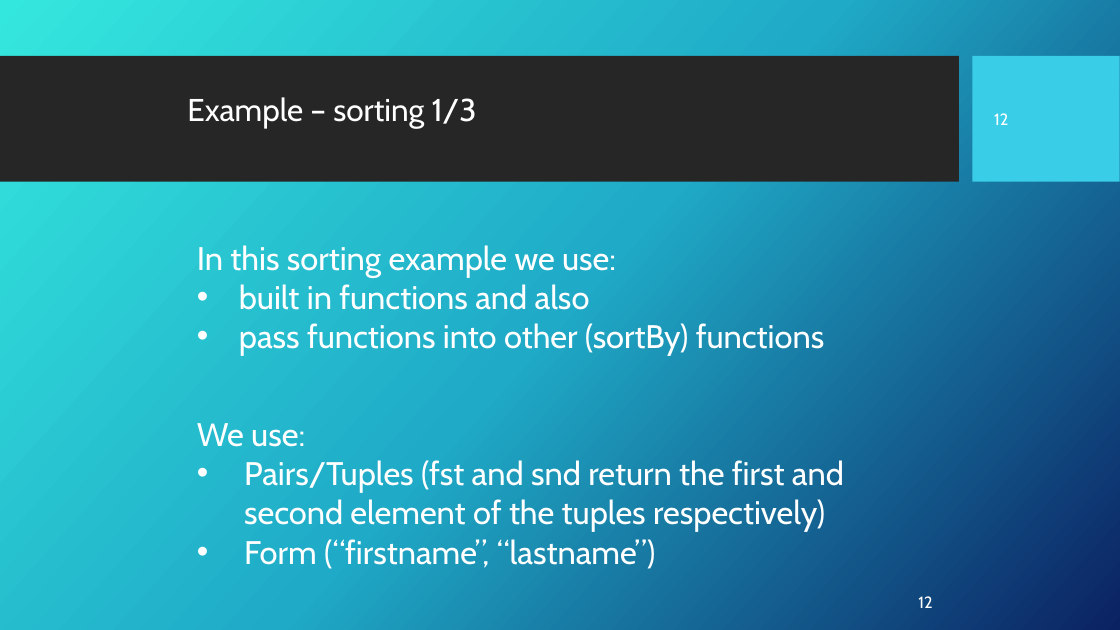
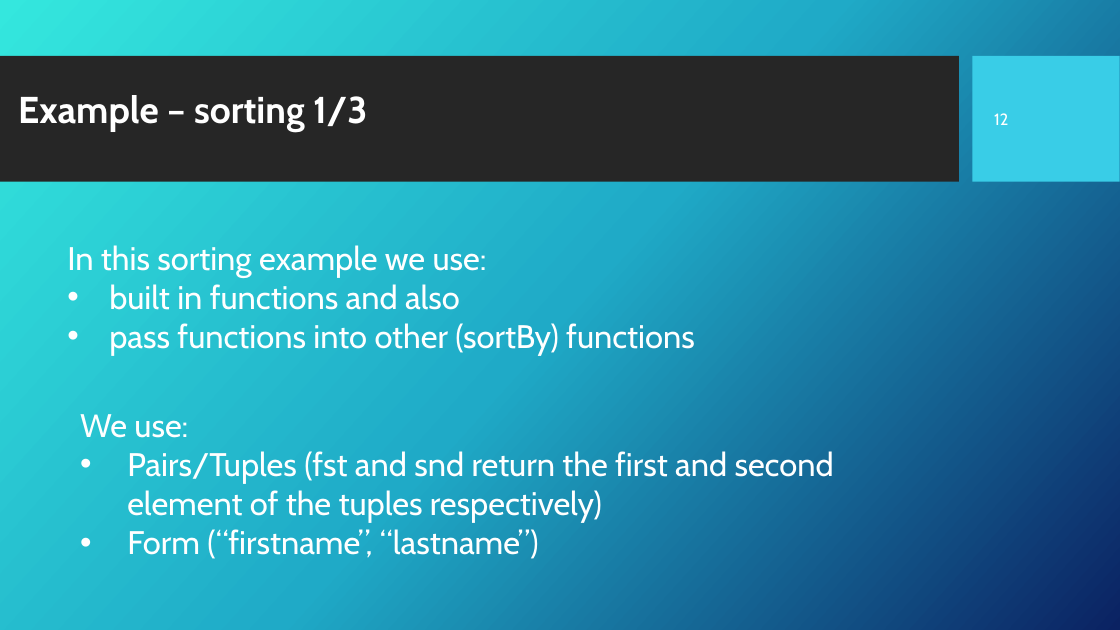
Before and after one commit to Fun-Prog-26/fun-prog-26, a slide deck: slide 13 of topic04-functions-and-lambda-calculus/unit-04a-lectures/wip/talk-3/c-first-class.pptx. Drawn at 1120x630 pixels with LibreOffice and Linux fonts; fonts in the diff are those of the drawing; background and template pictures are left out. Boxes give left, top, right and bottom in pixels: in the first picture for what was removed or moved away, otherwise in the second. Text is boxed around its words. In the diff, an @@ line names an element or a change of style, - is before the commit and + after.

```diff
--- a/topic04-functions-and-lambda-calculus/unit-04a-lectures/wip/talk-3/c-first-class.pptx
+++ b/topic04-functions-and-lambda-calculus/unit-04a-lectures/wip/talk-3/c-first-class.pptx
@@ title "Example – sorting 1/3": place and size @@
-title "Example – sorting 1/3" at <box>187,97,477,128</box>
+title "Example – sorting 1/3" at <box>18,95,367,131</box>
@@ title "Example – sorting 1/3" at <box>18,95,367,131</box>: size 27 to 32 pt, bold on @@
@@ text "In this sorting example we ...": place and size @@
-text "In this sorting example we ..." at <box>197,245,825,356</box>
+text "In this sorting example we ..." at <box>67,245,695,356</box>
@@ text "We use:" rewrapped from <box>197,423,844,569</box> to <box>80,414,834,559</box> @@
@@ page number removed at <box>918,596,932,608</box> @@
-12
```
Also in this commit, not shown: 26 other slides changed, 1 slide removed, 11 other files.
